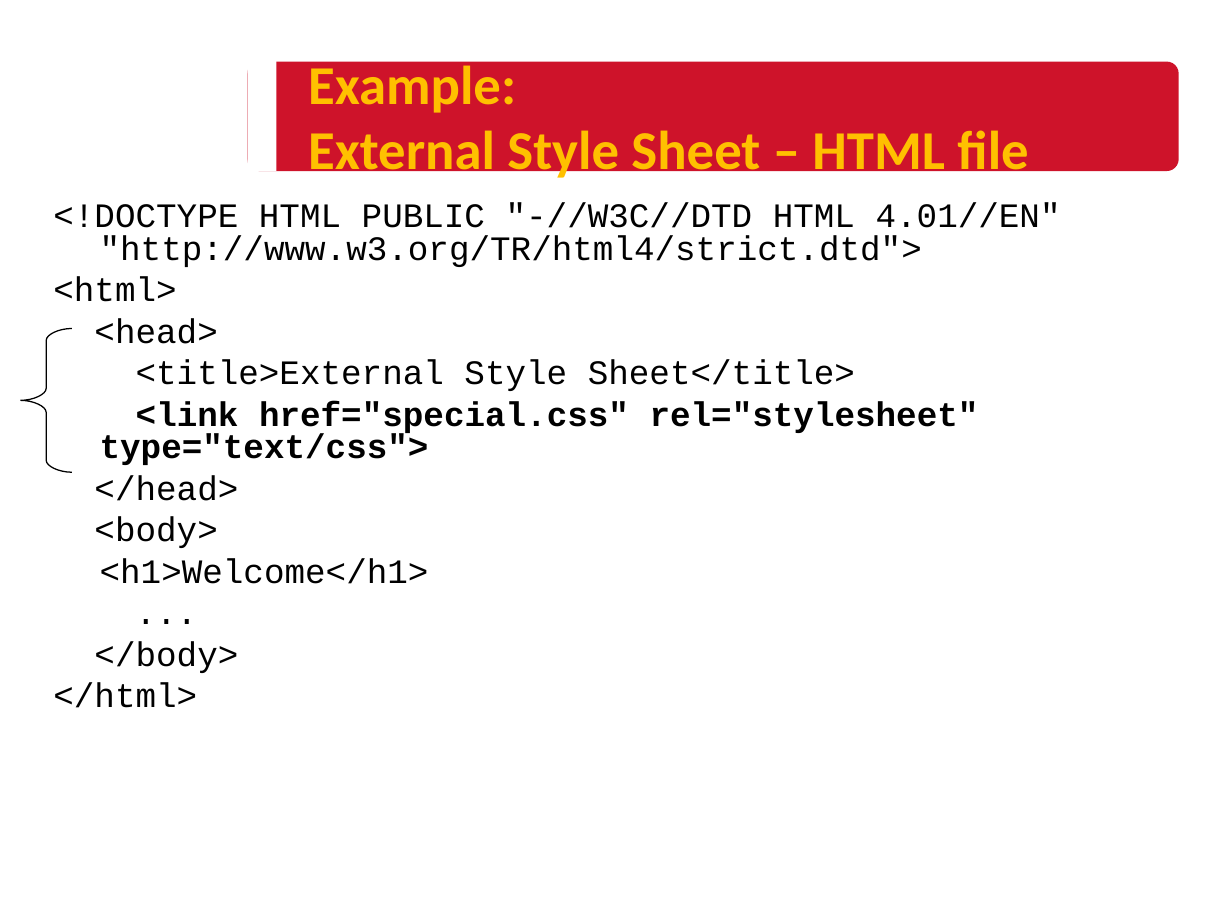
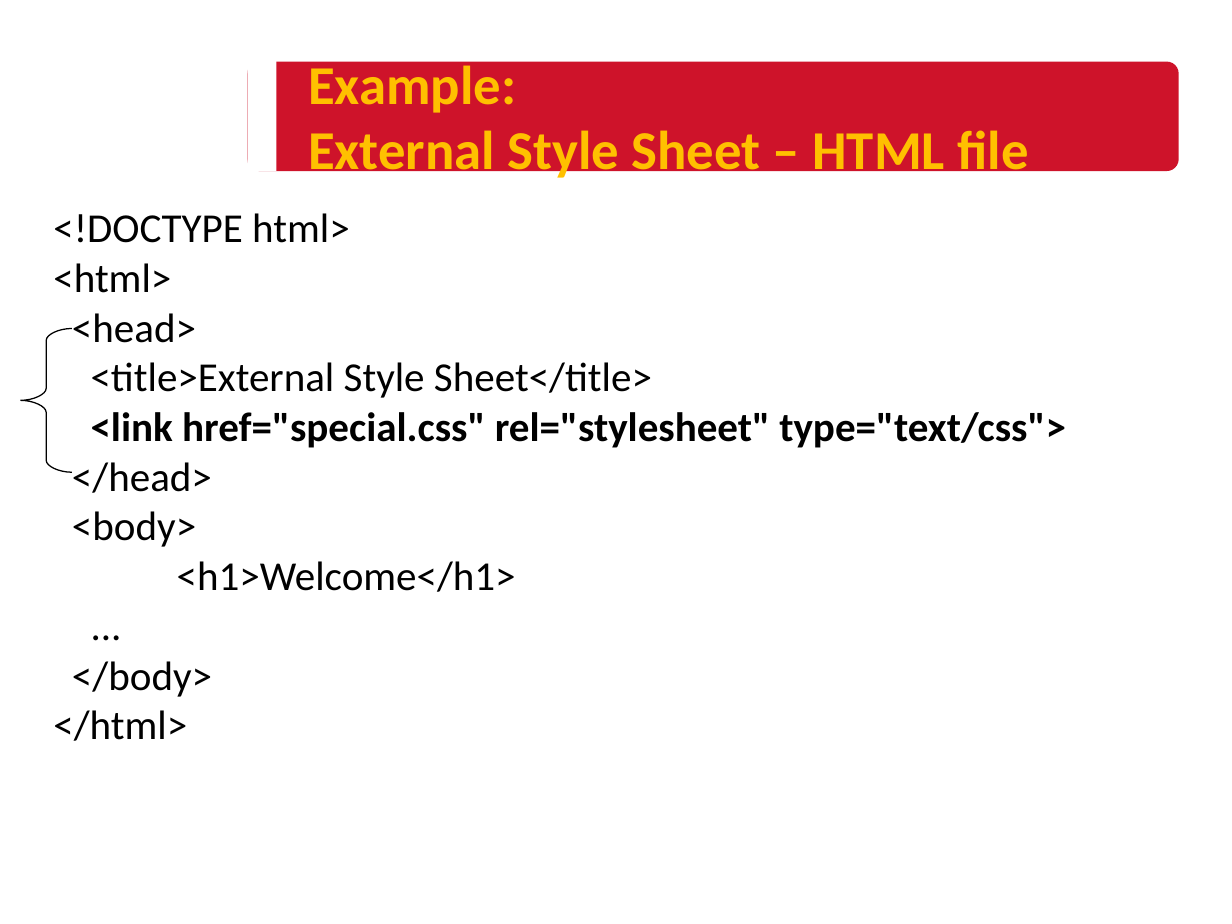
Before and after one commit to HUANGXUANKUN/Personal-Blog, a slide deck: slide 12 of NUS WPA - Copy/Lesson3/lesson3 Slide.ppt. Drawn at 1232x924 pixels with LibreOffice and Linux fonts; fonts in the diff are those of the drawing; background and template pictures are left out. Boxes give left, top, right and bottom in pixels: in the first picture for what was removed or moved away, otherwise in the second. Text is boxed around its words. In the diff, an @@ line names an element or a change of style, - is before the commit and + after.

```diff
--- a/NUS WPA - Copy/Lesson3/lesson3 Slide.ppt
+++ b/NUS WPA - Copy/Lesson3/lesson3 Slide.ppt
@@ text at (x1=53, y1=213, x2=350, y2=243): text changed; size 20 to 24 pt; font Courier New to Calibri @@
-<!DOCTYPE HTML PUBLIC "-//W3C//DTD HTML 4.01//EN" "http://www.w3.org/TR/html4/strict.dtd">
+<!DOCTYPE html>
@@ text at (x1=53, y1=263, x2=1066, y2=741): size 20 to 24 pt, font Courier New to Calibri; indent changed; more space between paragraphs @@
```
Also in this commit, not shown: 6 other slides changed, 5 slides added, 10 other files.
